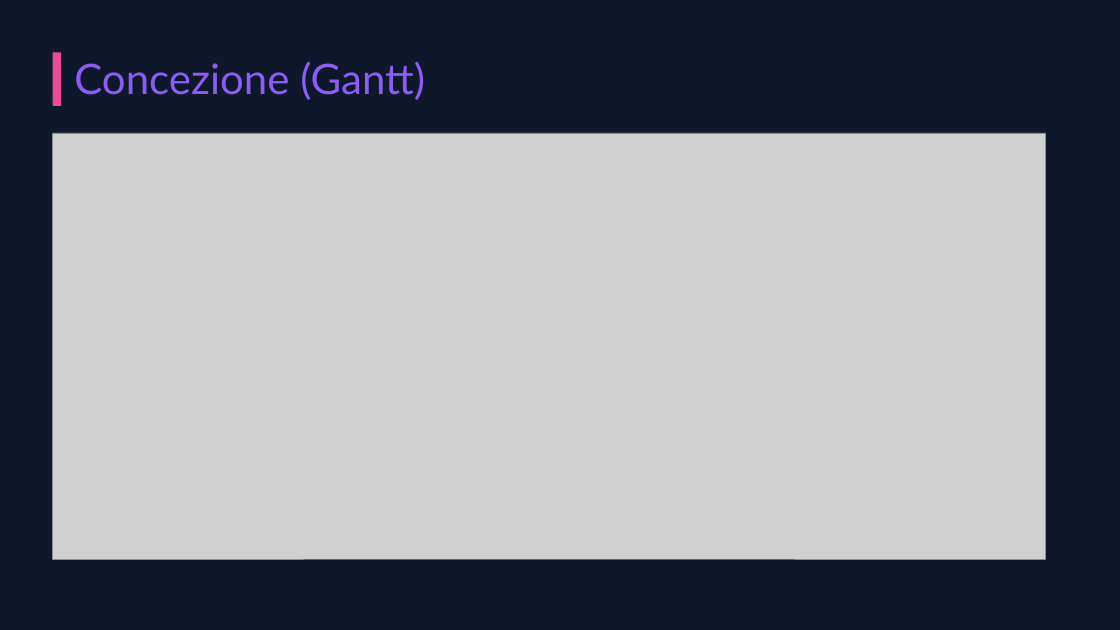
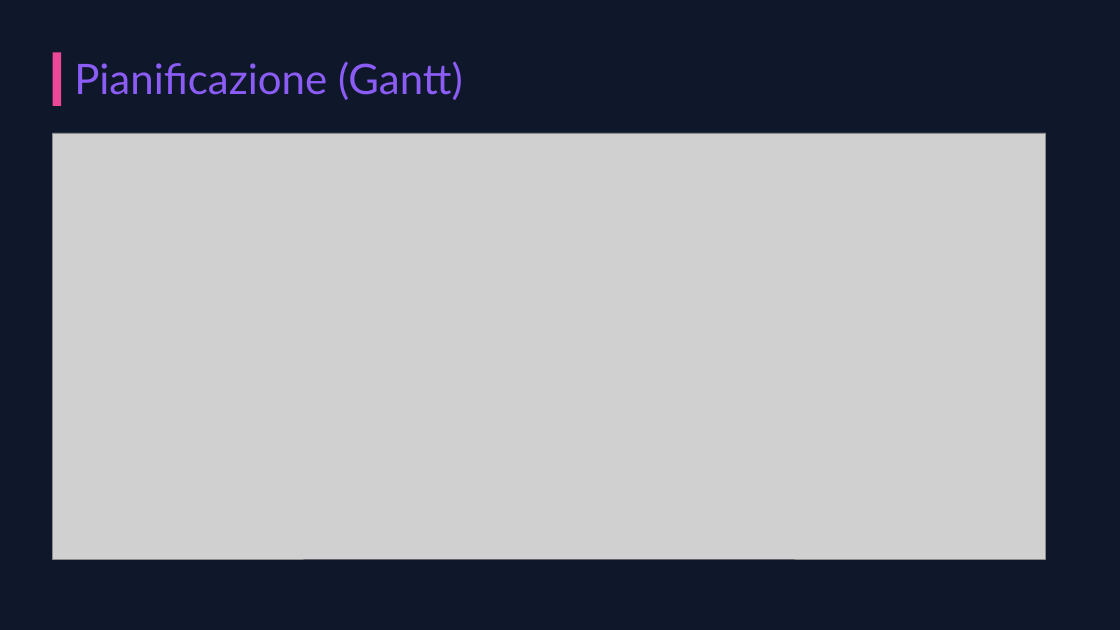
Before and after one commit to Julie0411/study_modulo_306, a slide deck: slide 7 of documentazione/Presentazione_progetto_StudySpace_Elisa_Julie.pptx (slide 8 before the commit). Drawn at 1120x630 pixels with LibreOffice and Linux fonts; fonts in the diff are those of the drawing; grey boxes stand for pictures. Boxes give left, top, right and bottom in pixels: in the first picture for what was removed or moved away, otherwise in the second. Text is boxed around its words. In the diff, an @@ line names an element or a change of style, - is before the commit and + after.

```diff
--- a/documentazione/Presentazione_progetto_StudySpace_Elisa_Julie.pptx
+++ b/documentazione/Presentazione_progetto_StudySpace_Elisa_Julie.pptx
@@ text at (x1=74, y1=61, x2=463, y2=100): text changed @@
-Concezione (Gantt)
+Pianificazione (Gantt)
```
Also in this commit, not shown: 2 other slides changed, 4 slides added, 2 slides removed, 2 other files.
